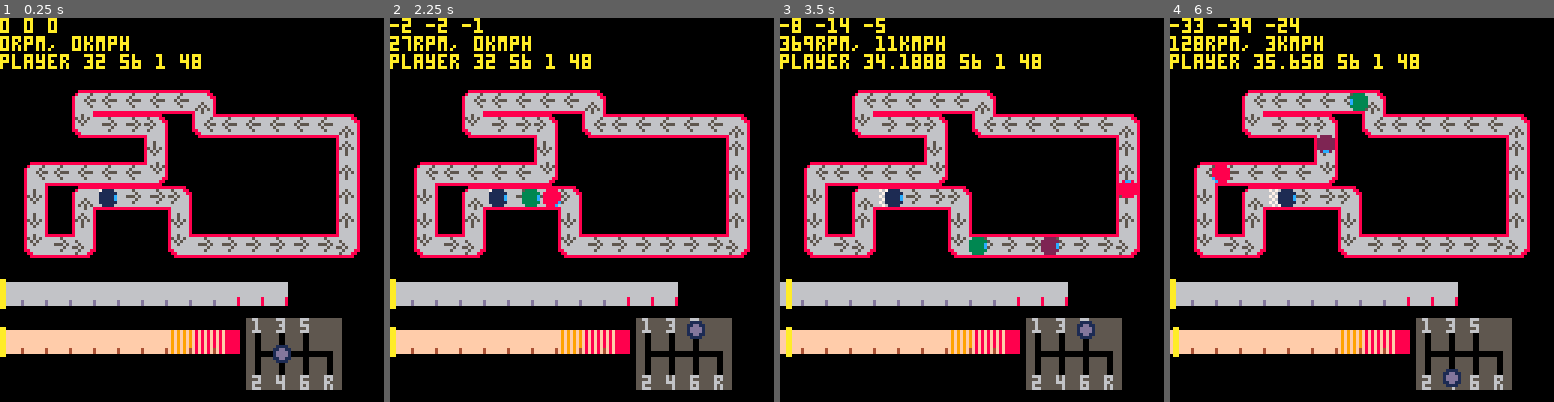
Above: before the commit, frames 1-4 (left to right).
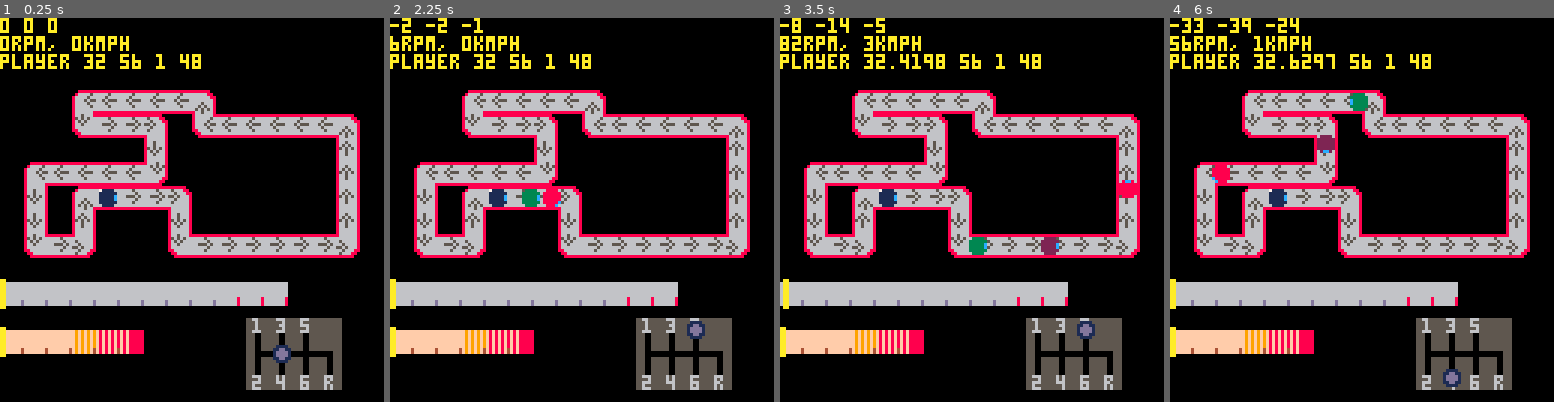
Above: after the commit, the same moments.

Repository: VedVid/PICOdrag
Game: PICO-8 cartridge picodrag.p8
Same seed, same stepped clock (60 frames per second), same inputs: the game is played once before the commit and once after it.
Inputs:
- Up to frame 1 (0.25 s): no input
- Up to frame 2 (2.25 s): hold Right 1.6-2.1 s; hold Up from 2.15 s (still down)
- Up to frame 3 (3.5 s): release Up at 2.42 s; hold Right 2.47-3.03 s; hold Left from 3.08 s (still down)
- Up to frame 4 (6 s): release Left at 3.58 s; hold Down 3.63-3.97 s; hold Right 4.02-4.68 s; hold Up 4.73-5.03 s; hold Left 5.08-5.68 s; hold Down from 5.73 s (still down)

The runs differ from the first frame. In frame 1, 2.2% of the frame differs, in the area x 19-63%, y 81-88%; in frame 2, 2.6%; in frame 3, 3.5%; in frame 4, 3.5%, in the area x 0-68%, y 4-89%.

Commit message:
Two new road cars added

Diff:
--- a/picodrag.p8
+++ b/picodrag.p8
@@ -413,7 +413,7 @@
  player.y_dec = 0
  player.sprite = 48
  player.cell = 1
- player.car = make_porssa()
+ player.car = make_auda()
  return player
 end
 
@@ -698,6 +698,166 @@
  return car
 end
 
+function make_auda()
+ local car = {}
+ car.brand = "auda"
+ car.model = "1"
+ car.variant = ""
+ car.engine = "1.5"
+ car.class = "road"
+ car.year = 2019
+ car.speedometer_interval = 20
+ car.horsepower = 150
+ car.rpm_max = 5000
+ car.rpm_max_for_gauge = 4000
+ car.speed_max_for_gauge = 200
+ car.final_drive_ratio = 3.63
+ car.wheel_ratio = 0.28
+ -- {nm, rpm}
+ car.torque_max = {250, 2500}
+ car.gear_one_ratio = 3.77
+ car.gear_one_vmax = 38
+ car.gear_one_time = 1.7
+ car.gear_one_dropdown = 1000
+ -- dropdown ratio is % of dropdown of rpm_max
+ car.gear_one_dropdown_ratio =
+  0.2
+ car.gear_two_ratio = 1.96
+ car.gear_two_vmax = 72
+ car.gear_two_time = 4.47
+ car.gear_two_dropdown = 2000
+ car.gear_two_dropdown_ratio =
+  0.4
+ car.gear_three_ratio = 1.28
+ car.gear_three_vmax = 111
+ car.gear_three_time = 10.01
+ car.gear_three_dropdown = 1600
+ car.gear_three_dropdown_ratio =
+  0.32
+ car.gear_four_ratio = 0.93
+ car.gear_four_vmax = 153
+ car.gear_four_time = 21.66
+ car.gear_four_dropdown = 1300
+ car.gear_four_dropdown_ratio =
+  0.26
+ car.gear_five_ratio = 0.74
+ car.gear_five_vmax = 192
+ car.gear_five_time = 73
+ car.gear_five_dropdown = 1000
+ car.gear_five_dropdown_ratio =
+  0.2
+ car.gear_six_ratio = 0.64
+ car.gear_six_vmax = 223
+ car.gear_six_time = 107
+ car.gear_six_dropdown = 700
+ car.gear_six_dropdown_ratio =
+  0.14
+ car.gears_data = {
+  {car.gear_one_vmax,
+   car.gear_one_time,
+   car.gear_one_dropdown},
+  {car.gear_two_vmax,
+   car.gear_two_time,
+   car.gear_two_dropdown},
+  {car.gear_three_vmax,
+   car.gear_three_time,
+   car.gear_three_dropdown},
+  {car.gear_four_vmax,
+   car.gear_four_time,
+   car.gear_four_dropdown},
+  {car.gear_five_vmax,
+   car.gear_five_time,
+   car.gear_five_dropdown},
+  {car.gear_six_vmax,
+   car.gear_six_time,
+   car.gear_six_dropdown}}
+ car.current_gear = 0
+ car.previous_gear = 0
+ car.current_rpm = 0
+ car.current_speed = 0
+ return car
+end
+
+function make_pord()
+ local car = {}
+ car.brand = "pord"
+ car.model = "giusta"
+ car.variant = "st"
+ car.engine = "1.6"
+ car.class = "road"
+ car.year = 2017
+ car.speedometer_interval = 20
+ car.horsepower = 180
+ car.rpm_max = 5700
+ car.rpm_max_for_gauge = 5000
+ car.speed_max_for_gauge = 200
+ car.final_drive_ratio = 3.82
+ car.wheel_ratio = 0.27
+ -- {nm, rpm}
+ car.torque_max = {290, 3300}
+ car.gear_one_ratio = 3.72
+ car.gear_one_vmax = 41
+ car.gear_one_time = 1.68
+ car.gear_one_dropdown = 0
+ -- dropdown ratio is % of dropdown of rpm_max
+ car.gear_one_dropdown_ratio =
+  0.18
+ car.gear_two_ratio = 2.05
+ car.gear_two_vmax = 74
+ car.gear_two_time = 3.76
+ car.gear_two_dropdown = 2050
+ car.gear_two_dropdown_ratio =
+  0.36
+ car.gear_three_ratio = 1.36
+ car.gear_three_vmax = 112
+ car.gear_three_time = 7.71
+ car.gear_three_dropdown = 1700
+ car.gear_three_dropdown_ratio =
+  0.3
+ car.gear_four_ratio = 1.04
+ car.gear_four_vmax = 146
+ car.gear_four_time = 14.36
+ car.gear_four_dropdown = 1200
+ car.gear_four_dropdown_ratio =
+  0.21
+ car.gear_five_ratio = 0.82
+ car.gear_five_vmax = 186
+ car.gear_five_time = 27.66
+ car.gear_five_dropdown = 1100
+ car.gear_five_dropdown_ratio =
+  0.19
+ car.gear_six_ratio = 0.69
+ car.gear_six_vmax = 223
+ car.gear_six_time = 54.88
+ car.gear_six_dropdown = 900
+ car.gear_six_dropdown_ratio =
+  0.16
+ car.gears_data = {
+  {car.gear_one_vmax,
+   car.gear_one_time,
+   car.gear_one_dropdown},
+  {car.gear_two_vmax,
+   car.gear_two_time,
+   car.gear_two_dropdown},
+  {car.gear_three_vmax,
+   car.gear_three_time,
+   car.gear_three_dropdown},
+  {car.gear_four_vmax,
+   car.gear_four_time,
+   car.gear_four_dropdown},
+  {car.gear_five_vmax,
+   car.gear_five_time,
+   car.gear_five_dropdown},
+  {car.gear_six_vmax,
+   car.gear_six_time,
+   car.gear_six_dropdown}}
+ car.current_gear = 0
+ car.previous_gear = 0
+ car.current_rpm = 0
+ car.current_speed = 0
+ return car
+end
+
 function make_abarb()
  local car = {}
  car.brand = "abarb"
